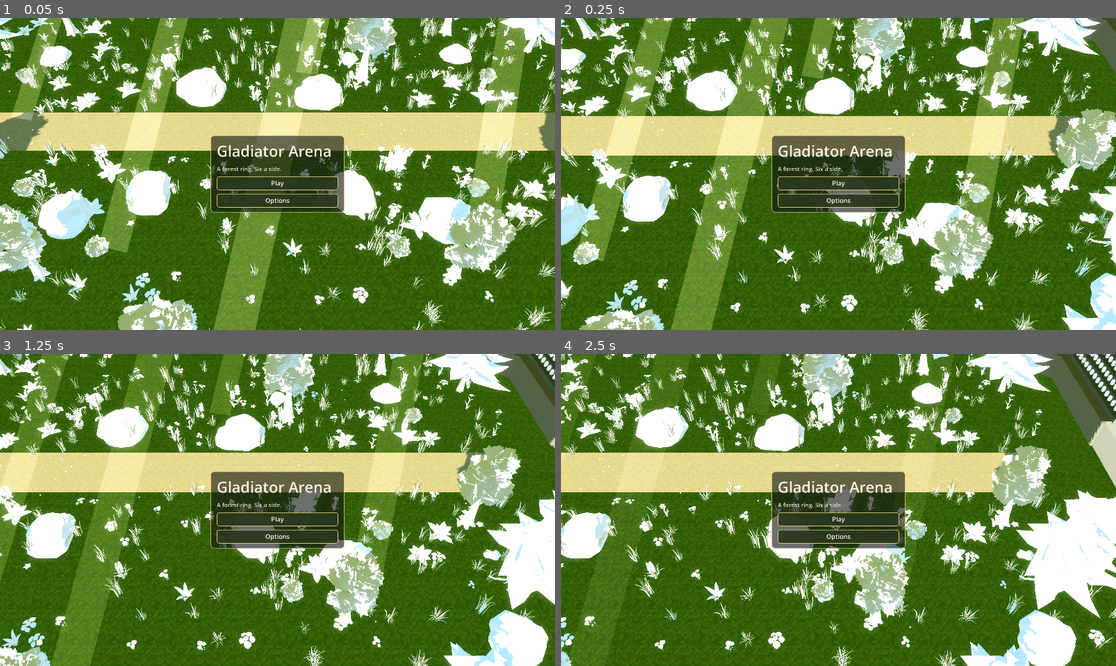
Above: before the commit, frames 1-4 (two rows, left to right).
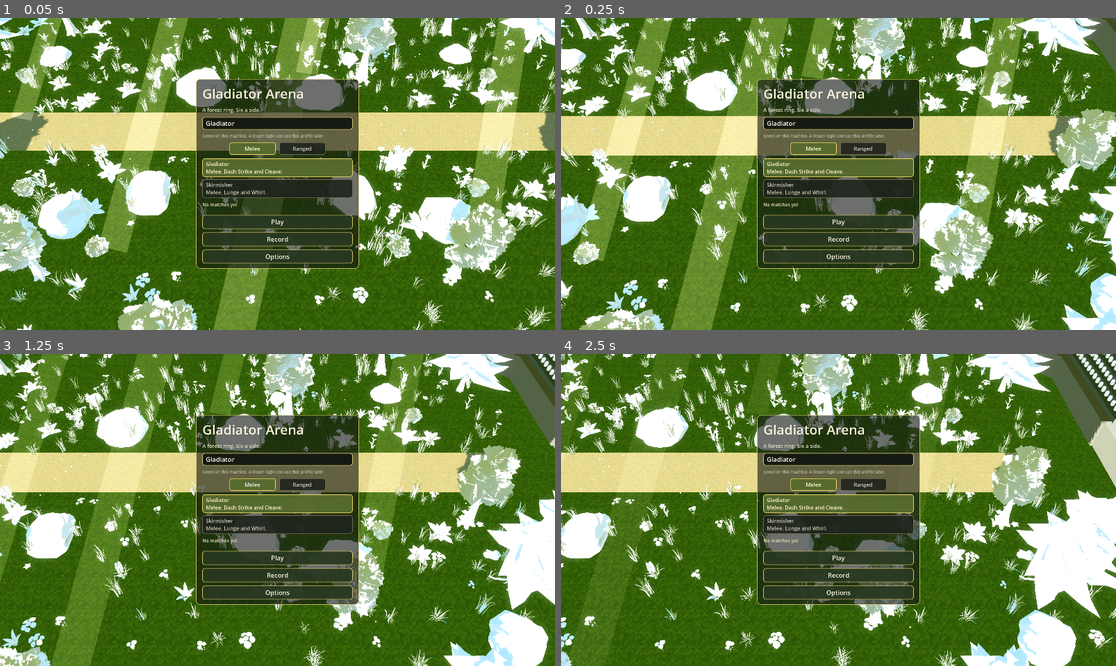
Above: after the commit, the same moments.

Repository: sepetovski/MOBA6
Game: Godot game, scene res://scenes/main.tscn
Two runs of this game, one before a commit and one after it. Both use one fixed random seed, a clock stepped at 60 frames per second and the inputs below.
Inputs (mouse positions are in pixels of both pictures, inside the frame that each line leads up to):
- Up to frame 1 (0.05 s): no input
- Up to frame 2 (0.25 s): no input
- Up to frame 3 (1.25 s): click (255, 485) at 0.5 s, where only the run after the commit has a clickable "Melee"
- Up to frame 4 (2.5 s): click "Options" at 1.25 s; click "Back" at 2 s

The runs differ from the first frame. In frame 1, 15% of the frame differs, in the area x 35-65%, y 19-81%; in frame 2, 15%; in frame 3, 15%; in frame 4, 15%.

Commit message:
Save a local profile and let the player pick a melee or ranged hero.
The menu keeps a name, a role, and one of the three heroes. Match end writes stats only, the last twenty games, and the career totals to user://profile.json. An empty hero id still uses the slot roster.

Co-authored-by: Damajn <sepetovskidamjan@gmail.com>

Diff:
--- a/data/match_config.gd
+++ b/data/match_config.gd
@@ -6,6 +6,8 @@
 @export var match_seed := 1
 @export var human_team := 0 # Team.Id
 @export var human_slot := 0 # 0 to 5
+@export var human_hero_id := "" # empty keeps the slot roster. gladiator, skirmisher, or slinger
+@export var human_name := "" # empty keeps the A1 style name
 @export var bot_difficulty := 3 # BotController.Difficulty, 3 = CHASE
 @export var separation_speed := 2.0 # m/s, maximum push between overlapping units
 @export var separation_radius_scale := 1.0 # multiplier on the sum of the two radii
--- /dev/null
+++ b/src/profile/player_profile.gd
@@ -0,0 +1,129 @@
+class_name PlayerProfile extends RefCounted
+
+## Local career. Stats only, no replay. Steam can later fill account_id and the same file.
+
+const NAME_LIMIT := 16
+const HISTORY_LIMIT := 20
+
+var player_name := "Gladiator"
+var hero_id := "gladiator"
+var role := "melee"
+var account_id := ""
+var matches := 0
+var wins := 0
+var losses := 0
+var draws := 0
+var kills := 0
+var deaths := 0
+var assists := 0
+var damage := 0
+var gold := 0
+var mvps := 0
+var history: Array[Dictionary] = []
+
+
+func sanitize_name(raw: String) -> String:
+	var trimmed := raw.strip_edges()
+	if trimmed.length() > NAME_LIMIT:
+		trimmed = trimmed.substr(0, NAME_LIMIT).strip_edges()
+	if trimmed.is_empty():
+		return "Gladiator"
+	return trimmed
+
+
+func set_name(raw: String) -> void:
+	player_name = sanitize_name(raw)
+
+
+func set_role(next: String) -> void:
+	role = "ranged" if next == "ranged" else "melee"
+	var allowed := HeroCatalog.ids_for_role(role)
+	if allowed.is_empty():
+		return
+	if not allowed.has(hero_id):
+		hero_id = allowed[0]
+
+
+func set_hero(id: String) -> void:
+	var hero := HeroCatalog.by_id(StringName(id))
+	if hero == null:
+		return
+	hero_id = String(hero.id)
+	role = HeroCatalog.role_name(hero)
+
+
+func add_match(entry: Dictionary) -> void:
+	matches += 1
+	var result := str(entry.get("result", "draw"))
+	if result == "win":
+		wins += 1
+	elif result == "loss":
+		losses += 1
+	else:
+		draws += 1
+	kills += int(entry.get("kills", 0))
+	deaths += int(entry.get("deaths", 0))
+	assists += int(entry.get("assists", 0))
+	damage += int(entry.get("damage", 0))
+	gold += int(entry.get("gold", 0))
+	if bool(entry.get("mvp", false)):
+		mvps += 1
+	history.push_front(entry)
+	while history.size() > HISTORY_LIMIT:
+		history.pop_back()
+
+
+func career_line() -> String:
+	if matches <= 0:
+		return "No matches yet"
+	return "%d matches    %d-%d-%d    K/D/A %d/%d/%d    %d MVP" % [
+		matches, wins, losses, draws, kills, deaths, assists, mvps,
+	]
+
+
+func to_dict() -> Dictionary:
+	var listed: Array = []
+	for entry in history:
+		listed.append(entry)
+	return {
+		"version": 1,
+		"player_name": player_name,
+		"hero_id": hero_id,
+		"role": role,
+		"account_id": account_id,
+		"matches": matches,
+		"wins": wins,
+		"losses": losses,
+		"draws": draws,
+		"kills": kills,
+		"deaths": deaths,
+		"assists": assists,
+		"damage": damage,
+		"gold": gold,
+		"mvps": mvps,
+		"history": listed,
+	}
+
+
+func from_dict(data: Dictionary) -> void:
+	player_name = sanitize_name(str(data.get("player_name", player_name)))
+	account_id = str(data.get("account_id", ""))
+	hero_id = str(data.get("hero_id", hero_id))
+	role = str(data.get("role", role))
+	matches = int(data.get("matches", 0))
+	wins = int(data.get("wins", 0))
+	losses = int(data.get("losses", 0))
+	draws = int(data.get("draws", 0))
+	kills = int(data.get("kills", 0))
+	deaths = int(data.get("deaths", 0))
+	assists = int(data.get("assists", 0))
+	damage = int(data.get("damage", 0))
+	gold = int(data.get("gold", 0))
+	mvps = int(data.get("mvps", 0))
+	history.clear()
+	var listed: Variant = data.get("history", [])
+	if listed is Array:
+		for item in listed:
+			if item is Dictionary:
+				history.append(item)
+	set_role(role)
--- /dev/null
+++ b/src/profile/profile_store.gd
@@ -0,0 +1,68 @@
+class_name ProfileStore extends RefCounted
+
+## user://profile.json. A Steam login can later set account_id and the persona name.
+## The saved shape stays the same, so Steam Cloud can sync this file without a second format.
+
+static var file_path := "user://profile.json"
+static var _profile: PlayerProfile
+
+
+static func current() -> PlayerProfile:
+	if _profile == null:
+		_profile = _read()
+	return _profile
+
+
+static func save() -> void:
+	var profile := current()
+	var file := FileAccess.open(file_path, FileAccess.WRITE)
+	if file == null:
+		push_error("profile save failed: %s" % file_path)
+		return
+	file.store_string(JSON.stringify(profile.to_dict(), "\t"))
+
+
+static func record_match(sim: Simulation) -> void:
+	var human := sim.get_human()
+	if human == null:
+		return
+	var profile := current()
+	var winner := sim.winning_team()
+	var result := "draw"
+	if winner >= 0:
+		result = "win" if winner == human.team else "loss"
+	var mvp := sim.mvp_unit()
+	var state := human.state
+	var entry := {
+		"at": int(Time.get_unix_time_from_system()),
+		"hero_id": String(state.hero_id),
+		"hero_name": human.hero_name,
+		"role": HeroCatalog.role_name(HeroCatalog.by_id(state.hero_id)),
+		"result": result,
+		"kills": state.kills,
+		"deaths": state.deaths,
+		"assists": state.assists,
+		"damage": int(round(state.damage_dealt)),
+		"gold": state.gold,
+		"mvp": mvp != null and mvp.unit_id == human.unit_id,
+	}
+	profile.add_match(entry)
+	save()
+
+
+static func use_file(path: String) -> void:
+	file_path = path
+	_profile = null
+
+
+static func _read() -> PlayerProfile:
+	var profile := PlayerProfile.new()
+	if not FileAccess.file_exists(file_path):
+		return profile
+	var file := FileAccess.open(file_path, FileAccess.READ)
+	if file == null:
+		return profile
+	var parsed: Variant = JSON.parse_string(file.get_as_text())
+	if parsed is Dictionary:
+		profile.from_dict(parsed)
+	return profile
--- a/src/sim/abilities/hero_catalog.gd
+++ b/src/sim/abilities/hero_catalog.gd
@@ -6,6 +6,63 @@
 	var roster: Array[HeroDefinition] = [gladiator(), slinger(), skirmisher()]
 	var index := posmod(slot, roster.size())
 	return roster[index]
+
+
+static func by_id(id: StringName) -> HeroDefinition:
+	for hero in [gladiator(), slinger(), skirmisher()]:
+		if hero.id == id:
+			return hero
+	return null
+
+
+static func resolve(slot: int, human: bool, hero_id: String) -> HeroDefinition:
+	if human and not hero_id.is_empty():
+		var picked := by_id(StringName(hero_id))
+		if picked != null:
+			return picked
+	return for_slot(slot)
+
+
+static func role_name(hero: HeroDefinition) -> String:
+	if hero != null and hero.stats != null and hero.stats.attack == UnitStats.Attack.RANGED:
+		return "ranged"
+	return "melee"
+
+
+static func ids_for_role(role: String) -> Array[String]:
+	var ids: Array[String] = []
+	for hero in [gladiator(), skirmisher(), slinger()]:
+		if role_name(hero) == role:
+			ids.append(String(hero.id))
+	return ids
+
+
+static func blurb(id: String) -> String:
+	match id:
+		"gladiator":
+			return "Melee. Dash Strike and Cleave."
+		"skirmisher":
+			return "Melee. Lunge and Whirl."
+		"slinger":
+			return "Ranged. Bomb and Backstep."
+	return ""
+
+
+static func model_for(id: StringName) -> String:
+	var file_name := ""
+	match String(id):
+		"gladiator":
+			file_name = "knight_C.glb"
+		"skirmisher":
+			file_name = "elf_C.glb"
+		"slinger":
+			file_name = "mage_C.glb"
+		_:
+			return ""
+	var path := "res://art/exports/runtime/characters/%s" % file_name
+	if ResourceLoader.exists(path):
+		return path
+	return ""
 
 
 static func gladiator() -> HeroDefinition:
--- a/src/sim/match_bootstrap.gd
+++ b/src/sim/match_bootstrap.gd
@@ -16,6 +16,7 @@
 var _hud: DebugHud
 var _booting := false
 var _wired := false
+var _profile_saved := false
 
 
 func _ready() -> void:
@@ -54,6 +55,9 @@
 		return
 	var config := (load(MATCH) as MatchConfig).duplicate(true) as MatchConfig
 	config.countdown_seconds = 3.0
+	var profile := ProfileStore.current()
+	config.human_hero_id = profile.hero_id
+	config.human_name = profile.player_name
 	var bots := load(BOTS) as BotConfig
 	_simulation = Simulation.new()
 	_simulation.name = "Simulation"
@@ -121,6 +125,9 @@
 			_player.enabled = false
 		if _hud != null:
 			_hud.show_chrome = false
+		if not _profile_saved:
+			_profile_saved = true
+			ProfileStore.record_match(_simulation)
 		_flow.show_results(_simulation)
 
 
--- a/src/sim/simulation.gd
+++ b/src/sim/simulation.gd
@@ -80,11 +80,20 @@
 	_next_id += 1
 	var unit := SimUnit.new()
 	unit.name = "Unit%d" % id
-	unit.set_meta("character_model", _random_character())
+	var model := _random_character()
+	if controller == UnitState.Controller.HUMAN:
+		var pinned := HeroCatalog.model_for(hero.id)
+		if not pinned.is_empty():
+			model = pinned
+	unit.set_meta("character_model", model)
 	add_child(unit)
 	var nav_map := _arena.get_world_3d().navigation_map
 	unit.setup(id, hero, team, slot, nav_map)
 	unit.state.controller = controller as UnitState.Controller
+	if controller == UnitState.Controller.HUMAN and _config != null:
+		var called := _config.human_name.strip_edges()
+		if not called.is_empty():
+			unit.state.display_name = called
 	unit.place_at(_info.get_spawn_slot(team, slot))
 	_units[id] = unit
 	_order.append(id)
@@ -312,12 +321,14 @@
 		var controller := UnitState.Controller.BOT
 		if _config.human_team == Team.Id.A and _config.human_slot == slot:
 			controller = UnitState.Controller.HUMAN
-		spawn_unit(HeroCatalog.for_slot(slot), Team.Id.A, slot, controller)
+		var west_hero := HeroCatalog.resolve(slot, controller == UnitState.Controller.HUMAN, _config.human_hero_id)
+		spawn_unit(west_hero, Team.Id.A, slot, controller)
 	for slot in 6:
 		var controller := UnitState.Controller.BOT
 		if _config.human_team == Team.Id.B and _config.human_slot == slot:
 			controller = UnitState.Controller.HUMAN
-		spawn_unit(HeroCatalog.for_slot(slot), Team.Id.B, slot, controller)
+		var east_hero := HeroCatalog.resolve(slot, controller == UnitState.Controller.HUMAN, _config.human_hero_id)
+		spawn_unit(east_hero, Team.Id.B, slot, controller)
 
 
 func deal_damage(source_id: int, target_id: int, amount: float) -> void:
--- a/src/ui/match_flow.gd
+++ b/src/ui/match_flow.gd
@@ -31,6 +31,14 @@
 var _results: Control
 var _result_title: Label
 var _result_body: Label
+var _name_edit: LineEdit
+var _career: Label
+var _hero_box: VBoxContainer
+var _melee_button: Button
+var _ranged_button: Button
+var _record: Control
+var _record_body: Label
+var _filling := false
 
 
 func open_menu(camera: MobaCamera) -> void:
@@ -195,17 +203,23 @@
 				who, state.kills, state.deaths, state.assists, int(round(state.damage_dealt)), state.gold,
 			])
 		lines.append("")
+	var profile := ProfileStore.current()
+	lines.append(profile.career_line())
+	lines.append("Saved to your profile. No replay, stats only.")
 	_result_body.text = "\n".join(lines)
 
 
 func _show_menu() -> void:
 	_hide_panels()
+	_refresh_profile()
 	_menu.visible = true
 
 
 func _hide_panels() -> void:
 	_menu.visible = false
 	_options.visible = false
+	if _record != null:
+		_record.visible = false
 	_busy.visible = false
 	_banner.visible = false
 	_roster.visible = false
@@ -220,9 +234,11 @@
 	add_child(root)
 	_menu = _centered(root)
 	_options = _centered(root)
+	_record = _centered(root)
 	_results = _centered(root)
 	_build_menu()
 	_build_options()
+	_build_record()
 	_build_banner(root)
 	_build_roster(root)
 	_build_count(root)
@@ -239,15 +255,52 @@
 
 
 func _build_menu() -> void:
-	var box := _stack(_menu, 420.0)
-	box.add_child(_text("Gladiator Arena", 52, Color(0.98, 0.95, 0.86)))
-	var sub := _text("A forest ring. Six a side.", 20, Color(0.9, 0.88, 0.78))
+	var box := _stack(_menu, 520.0)
+	box.add_child(_text("Gladiator Arena", 46, Color(0.98, 0.95, 0.86)))
+	var sub := _text("A forest ring. Six a side.", 18, Color(0.9, 0.88, 0.78))
 	box.add_child(sub)
-	box.add_child(_button("Play", func() -> void: play_requested.emit()))
+	_name_edit = LineEdit.new()
+	_name_edit.placeholder_text = "Your name"
+	_name_edit.max_length = PlayerProfile.NAME_LIMIT
+	_name_edit.custom_minimum_size = Vector2(0, 42)
+	_name_edit.caret_blink = true
+	_style_name(_name_edit)
+	_name_edit.text_submitted.connect(func(_value: String) -> void: _commit_name())
+	_name_edit.focus_exited.connect(_commit_name)
+	box.add_child(_name_edit)
+	var hint := _text("Saved on this machine. A Steam login can use this profile later.", 14, Color(0.75, 0.78, 0.68))
+	hint.autowrap_mode = TextServer.AUTOWRAP_WORD_SMART
+	box.add_child(hint)
+	var roles := HBoxContainer.new()
+	roles.alignment = BoxContainer.ALIGNMENT_CENTER
+	roles.add_theme_constant_override("separation", 12)
+	_melee_button = _choice("Melee", true)
+	_ranged_button = _choice("Ranged", false)
+	_melee_button.pressed.connect(func() -> void: _pick_role("melee"))
+	_ranged_button.pressed.connect(func() -> void: _pick_role("ranged"))
+	roles.add_child(_melee_button)
+	roles.add_child(_ranged_button)
+	box.add_child(roles)
+	_hero_box = VBoxContainer.new()
+	_hero_box.add_theme_constant_override("separation", 8)
+	box.add_child(_hero_box)
+	_career = _text("", 16, Color(0.9, 0.86, 0.7))
+	_career.autowrap_mode = TextServer.AUTOWRAP_WORD_SMART
+	_career.custom_minimum_size = Vector2(480, 36)
+	box.add_child(_career)
+	box.add_child(_button("Play", _on_play_pressed))
+	box.add_child(_button("Record", func() -> void:
+		_commit_name()
+		_fill_record()
+		_menu.visible = false
+		_record.visible = true
+	))
 	box.add_child(_button("Options", func() -> void:
+		_commit_name()
 		_menu.visible = false
 		_options.visible = true
 	))
+	_refresh_profile()
 
 
 func _build_options() -> void:
@@ -259,6 +312,142 @@
 	body.text = "Right-click moves. Hold to steer.\nSpace jumps. Near a rock it grabs the ledge.\nShift dashes. You have two. One refills on its own. Spend both and they come back faster.\nCtrl after a dash slides and keeps that speed.\nCtrl while running also slides."
 	box.add_child(body)
 	box.add_child(_button("Back", func() -> void: _show_menu()))
+
+
+func _build_record() -> void:
+	var box := _stack(_record, 560.0)
+	box.add_child(_text("Record", 40, Color(0.98, 0.95, 0.86)))
+	_record_body = _text("", 16, Color(0.93, 0.91, 0.84))
+	_record_body.autowrap_mode = TextServer.AUTOWRAP_WORD_SMART
+	_record_body.custom_minimum_size = Vector2(520, 220)
+	box.add_child(_record_body)
+	box.add_child(_button("Back", func() -> void: _show_menu()))
+
+
+func _on_play_pressed() -> void:
+	_commit_name()
+	play_requested.emit()
+
+
+func _pick_role(role: String) -> void:
+	var profile := ProfileStore.current()
+	profile.set_role(role)
+	ProfileStore.save()
+	_refresh_profile()
+
+
+func _pick_hero(id: String) -> void:
+	var profile := ProfileStore.current()
+	profile.set_hero(id)
+	ProfileStore.save()
+	_refresh_profile()
+
+
+func _commit_name() -> void:
+	if _name_edit == null:
+		return
+	var profile := ProfileStore.current()
+	profile.set_name(_name_edit.text)
+	_filling = true
+	_name_edit.text = profile.player_name
+	_filling = false
+	ProfileStore.save()
+
+
+func _refresh_profile() -> void:
+	if _name_edit == null or _hero_box == null:
+		return
+	var profile := ProfileStore.current()
+	_filling = true
+	_name_edit.text = profile.player_name
+	_filling = false
+	_mark(_melee_button, profile.role != "ranged")
+	_mark(_ranged_button, profile.role == "ranged")
+	for child in _hero_box.get_children():
+		_hero_box.remove_child(child)
+		child.free()
+	for id in HeroCatalog.ids_for_role(profile.role):
+		var hero := HeroCatalog.by_id(StringName(id))
+		var caption := "%s\n%s" % [hero.display_name, HeroCatalog.blurb(id)]
+		var button := _choice(caption, id == profile.hero_id)
+		button.alignment = HORIZONTAL_ALIGNMENT_LEFT
+		button.custom_minimum_size = Vector2(480, 64)
+		button.pressed.connect(_pick_hero.bind(id))
+		_hero_box.add_child(button)
+	if _career != null:
+		_career.text = profile.career_line()
+
+
+func _fill_record() -> void:
+	var profile := ProfileStore.current()
+	var lines: PackedStringArray = [profile.player_name, profile.career_line(), ""]
+	if profile.history.is_empty():
+		lines.append("Play a match and the score lands here.")
+	else:
+		for entry in profile.history:
+			var when := Time.get_datetime_string_from_unix_time(int(entry.get("at", 0)), true)
+			lines.append("%s    %s    %s    %s    %d/%d/%d    %d dmg%s" % [
+				when,
+				str(entry.get("result", "")).capitalize(),
+				str(entry.get("hero_name", "")),
+				str(entry.get("role", "")),
+				int(entry.get("kills", 0)),
+				int(entry.get("deaths", 0)),
+				int(entry.get("assists", 0)),
+				int(entry.get("damage", 0)),
+				"    MVP" if bool(entry.get("mvp", false)) else "",
+			])
+	_record_body.text = "\n".join(lines)
+
+
+func _style_name(edit: LineEdit) -> void:
+	edit.add_theme_font_size_override("font_size", 22)
+	edit.add_theme_color_override("font_color", Color(0.98, 0.96, 0.9))
+	edit.add_theme_color_override("font_placeholder_color", Color(0.7, 0.72, 0.64))
+	edit.add_theme_color_override("caret_color", Color(0.95, 0.88, 0.55))
+	var box := StyleBoxFlat.new()
+	box.bg_color = Color(0.05, 0.07, 0.05, 0.9)
+	box.border_color = Color(0.86, 0.78, 0.42)
+	box.set_border_width_all(2)
+	box.set_corner_radius_all(8)
+	box.content_margin_left = 12
+	box.content_margin_right = 12
+	box.content_margin_top = 6
+	box.content_margin_bottom = 6
+	edit.add_theme_stylebox_override("normal", box)
+
+
+func _choice(label: String, selected: bool) -> Button:
+	var button := Button.new()
+	button.text = label
+	button.custom_minimum_size = Vector2(160, 44)
+	button.add_theme_font_size_override("font_size", 18)
+	button.alignment = HORIZONTAL_ALIGNMENT_CENTER
+	_mark(button, selected)
+	return button
+
+
+func _mark(button: Button, selected: bool) -> void:
+	if button == null:
+		return
+	var box := StyleBoxFlat.new()
+	box.set_corner_radius_all(8)
+	box.set_border_width_all(2)
+	box.content_margin_left = 12
+	box.content_margin_right = 12
+	box.content_margin_top = 6
+	box.content_margin_bottom = 6
+	if selected:
+		box.bg_color = Color(0.34, 0.42, 0.18, 0.96)
+		box.border_color = Color(0.95, 0.84, 0.4)
+		button.add_theme_color_override("font_color", Color(1.0, 0.96, 0.82))
+	else:
+		box.bg_color = Color(0.12, 0.14, 0.11, 0.9)
+		box.border_color = Color(0.45, 0.42, 0.32)
+		button.add_theme_color_override("font_color", Color(0.82, 0.8, 0.72))
+	button.add_theme_stylebox_override("normal", box)
+	button.add_theme_stylebox_override("hover", box)
+	button.add_theme_stylebox_override("pressed", box)
 
 
 func _build_banner(root: Control) -> void:
--- /dev/null
+++ b/tests/profile/test_profile.gd
@@ -0,0 +1,84 @@
+extends GutTest
+
+## The local profile keeps a name, a hero, and match stats. No replay.
+
+
+var _path := ""
+
+
+func before_each() -> void:
+	_path = "user://test_profile_%d.json" % Time.get_ticks_usec()
+	ProfileStore.use_file(_path)
+
+
+func after_each() -> void:
+	if FileAccess.file_exists(_path):
+		DirAccess.remove_absolute(ProjectSettings.globalize_path(_path))
+	ProfileStore.use_file("user://profile.json")
+
+
+func test_name_role_and_hero_round_trip() -> void:
+	var profile := ProfileStore.current()
+	profile.set_name("  Nia the Longname Person  ")
+	assert_eq(profile.player_name, "Nia the Longname")
+	profile.set_role("ranged")
+	assert_eq(profile.hero_id, "slinger")
+	assert_eq(profile.role, "ranged")
+	profile.set_hero("skirmisher")
+	assert_eq(profile.role, "melee")
+	assert_eq(profile.hero_id, "skirmisher")
+	ProfileStore.save()
+	ProfileStore.use_file(_path)
+	var loaded := ProfileStore.current()
+	assert_eq(loaded.player_name, "Nia the Longname")
+	assert_eq(loaded.hero_id, "skirmisher")
+	assert_eq(loaded.role, "melee")
+
+
+func test_history_keeps_the_latest_twenty() -> void:
+	var profile := ProfileStore.current()
+	for index in 25:
+		profile.add_match({
+			"result": "win" if index < 20 else "loss",
+			"kills": 1,
+			"deaths": 0,
+			"assists": 2,
+			"damage": 10,
+			"gold": 4,
+			"mvp": index == 24,
+			"hero_name": "Slinger",
+		})
+	assert_eq(profile.matches, 25)
+	assert_eq(profile.wins, 20)
+	assert_eq(profile.losses, 5)
+	assert_eq(profile.history.size(), PlayerProfile.HISTORY_LIMIT)
+	assert_eq(str(profile.history[0]["result"]), "loss")
+	assert_true(bool(profile.history[0]["mvp"]))
+	assert_eq(profile.kills, 25)
+	assert_eq(profile.mvps, 1)
+	ProfileStore.save()
+	ProfileStore.use_file(_path)
+	var loaded := ProfileStore.current()
+	assert_eq(loaded.matches, 25)
+	assert_eq(loaded.history.size(), PlayerProfile.HISTORY_LIMIT)
+	assert_eq(str(loaded.history[0]["hero_name"]), "Slinger")
+
+
+func test_empty_name_becomes_gladiator() -> void:
+	var profile := ProfileStore.current()
+	profile.set_name("   ")
+	assert_eq(profile.player_name, "Gladiator")
+	assert_eq(profile.career_line(), "No matches yet")
+
+
+func test_resolve_uses_the_chosen_hero_only_for_the_human() -> void:
+	var human := HeroCatalog.resolve(0, true, "slinger")
+	var ignored := HeroCatalog.resolve(0, false, "slinger")
+	var missing := HeroCatalog.resolve(1, true, "nope")
+	assert_eq(String(human.id), "slinger")
+	assert_eq(human.stats.attack, UnitStats.Attack.RANGED)
+	assert_eq(String(ignored.id), String(HeroCatalog.for_slot(0).id))
+	assert_eq(String(missing.id), String(HeroCatalog.for_slot(1).id))
+	assert_eq(HeroCatalog.ids_for_role("melee"), ["gladiator", "skirmisher"])
+	assert_eq(HeroCatalog.ids_for_role("ranged"), ["slinger"])
+	assert_false(HeroCatalog.model_for(&"slinger").is_empty())
Not shown, added: src/profile/player_profile.gd.uid
Not shown, added: src/profile/profile_store.gd.uid
Not shown, added: tests/profile/test_profile.gd.uid
Not shown, changed: docs/DECISIONS.md
Not shown, changed: docs/INTERFACES.md
Not shown, changed: docs/TUNING.md
